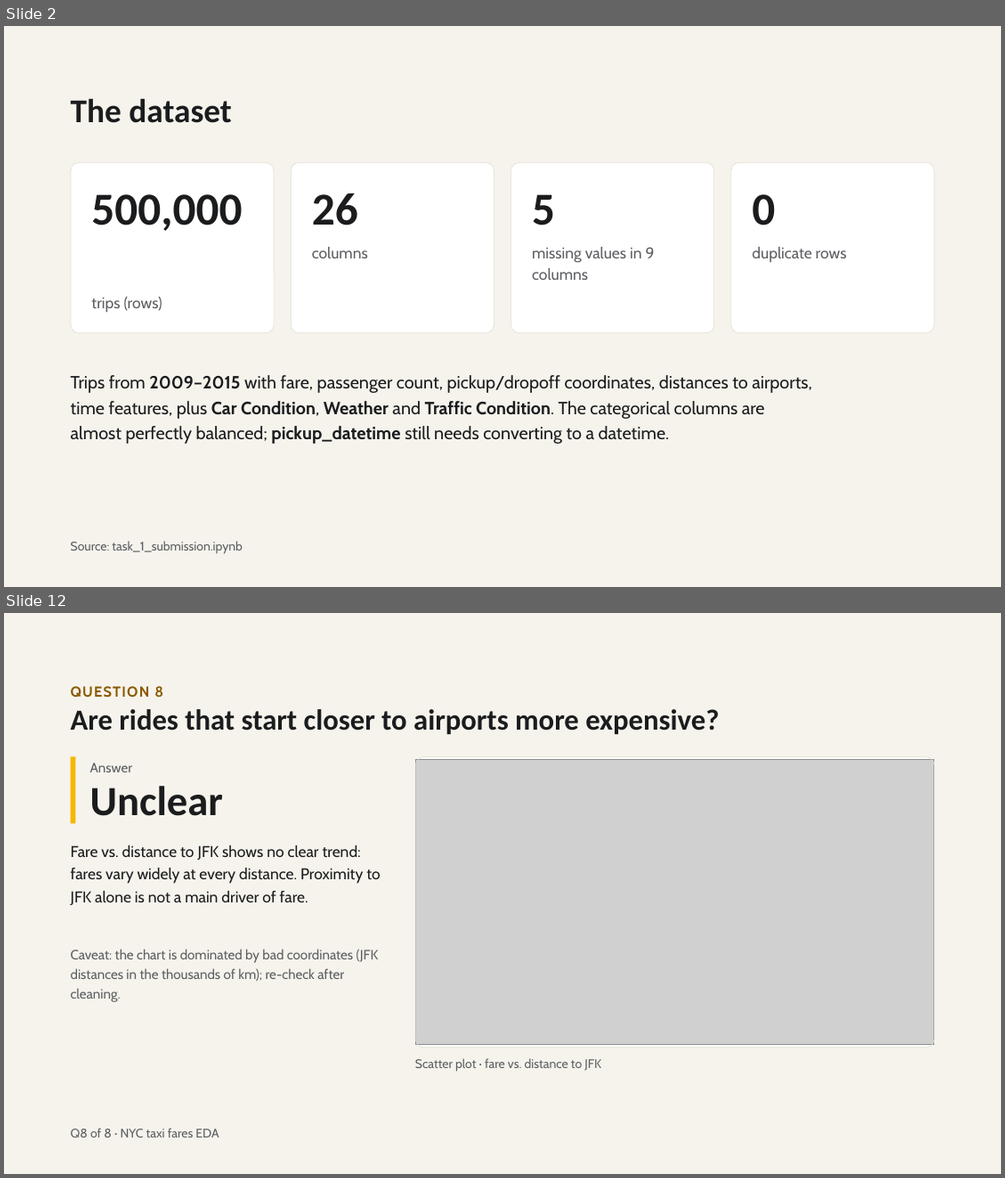
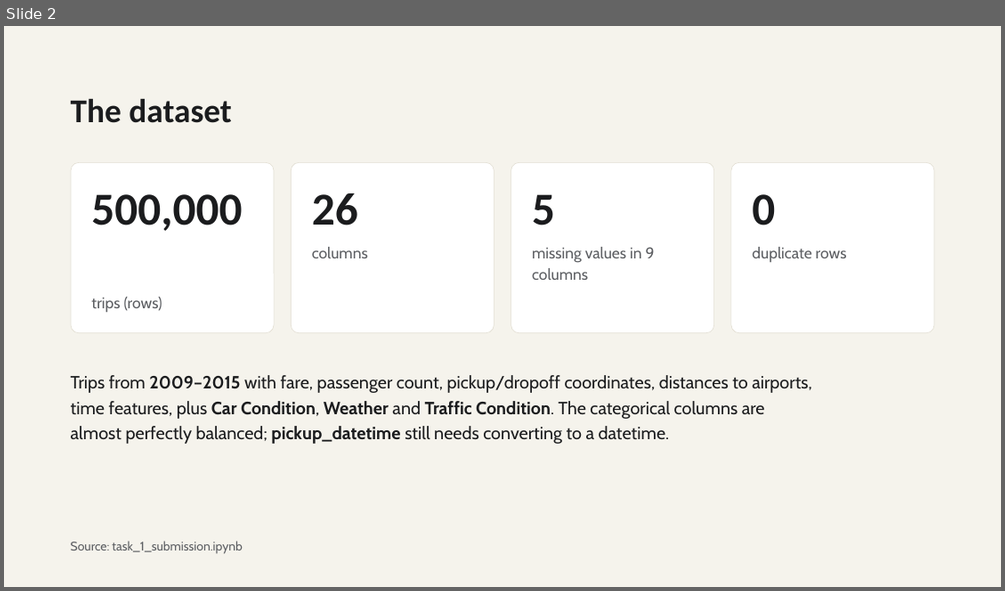
Before and after one commit to Youssef57-T/Cellula-Internship-MlEngineer, a slide deck: NYC Taxi Fares — 8 Questions.pptx. Shown one above the other, each under a label of ours: slides 2 and 12 before the commit, slide 2 after it; the slides between them are not shown. The pictures are 1005x1178 and 1005x591 pixels, drawn with LibreOffice and Linux fonts; fonts in the diff are those of the drawing; grey boxes stand for pictures. Boxes give left, top, right and bottom in pixels: in the first picture for what was removed or moved away, otherwise in the second. Text is boxed around its words. In the diff, an @@ line names an element or a change of style, - is before the commit and + after.

```diff
--- a/NYC Taxi Fares — 8 Questions.pptx
+++ b/NYC Taxi Fares — 8 Questions.pptx
@@ slide 12 removed at [4, 613, 1001, 1174], background #F5F3EC @@
@@ text removed at [71, 686, 163, 698] @@
-QUESTION 8
@@ text removed at [71, 709, 719, 734] @@
-Are rides that start closer to airports more expensive?
@@ line removed from (73, 756) to (73, 823) @@
@@ text removed at [90, 763, 133, 772] @@
-Answer
@@ rounded rectangle removed at [415, 756, 934, 1047] @@
@@ rounded rectangle removed at [415, 757, 934, 1047] @@
@@ picture removed at [416, 760, 934, 1045] @@
@@ text removed at [90, 786, 223, 816] @@
-Unclear
@@ text removed at [71, 845, 380, 905] @@
-Fare vs. distance to JFK shows no clear trend: fares vary widely at every distance. Proximity to JFK alone is not a main driver of fare.
@@ text removed at [71, 949, 379, 1002] @@
-Caveat: the chart is dominated by bad coordinates (JFK distances in the thousands of km); re-check after cleaning.
@@ text removed at [415, 1058, 601, 1071] @@
-Scatter plot · fare vs. distance to JFK
@@ text removed at [71, 1127, 218, 1137] @@
-Q8 of 8 · NYC taxi fares EDA
```
Also in this commit, not shown: 10 slides changed, 2 slides added.
